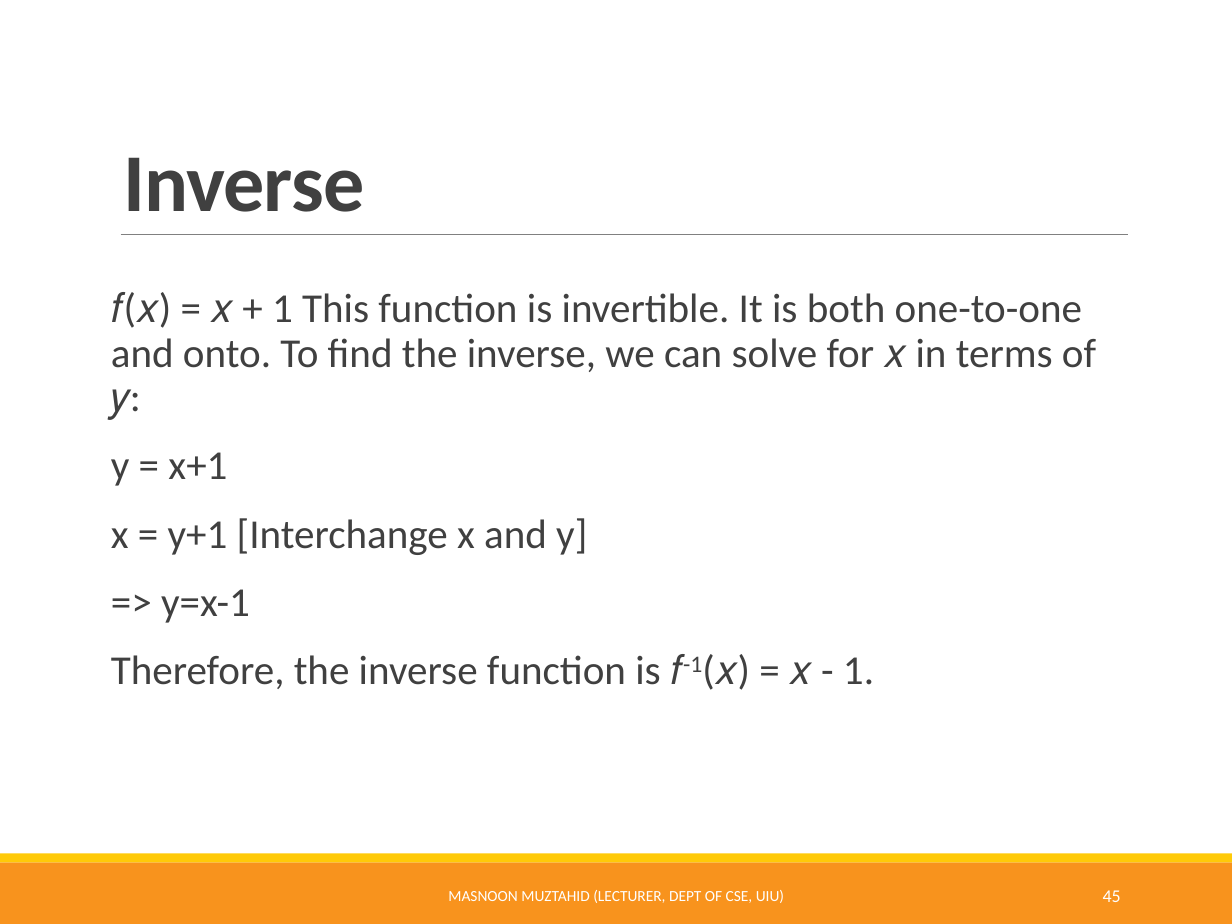
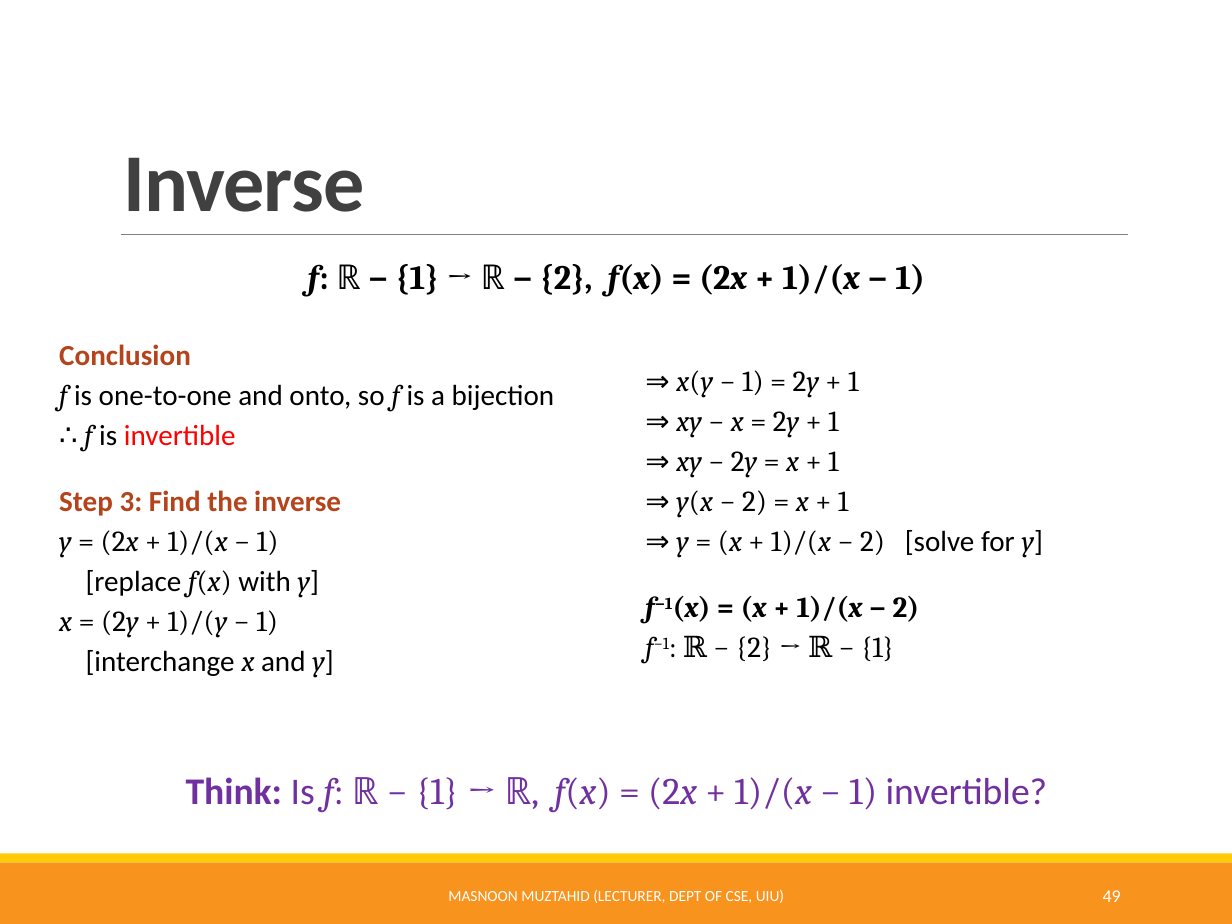
Before and after one commit to Muztahid202/UIU-Discrete_Math_Resources, a slide deck: slide 49 of Functions.pptx (slide 45 before the commit). Drawn at 1232x924 pixels with LibreOffice and Linux fonts; fonts in the diff are those of the drawing. Boxes give left, top, right and bottom in pixels: in the first picture for what was removed or moved away, otherwise in the second. Text is boxed around its words. In the diff, an @@ line names an element or a change of style, - is before the commit and + after.

Commit message:
functions modified-3

```diff
--- a/Functions.pptx
+++ b/Functions.pptx
@@ text added at (308, 264, 925, 297), 20 pt, text #000000, bold @@
+f: ℝ − {1} → ℝ − {2}, f(x) = (2x + 1)/(x − 1)
@@ text removed at (111, 292, 1096, 689) @@
-𝑓(𝑥) = 𝑥 + 1 This function is invertible. It is both one-to-one and onto. To find the inverse, we can solve for 𝑥 in terms of 𝑦:
-y = x+1
-x = y+1 [Interchange x and y]
-=> y=x-1
-Therefore, the inverse function is 𝑓-1(𝑥) = 𝑥 - 1.
@@ text added at (59, 344, 555, 678), 17 pt, text #000000 @@
+Conclusion
+f is one-to-one and onto, so f is a bijection
+∴ f is invertible
+Step 3: Find the inverse
+y = (2x + 1)/(x − 1)
+[replace f(x) with y]
+x = (2y + 1)/(y − 1)
+[interchange x and y]
@@ text added at (645, 370, 1043, 663), 17 pt, text #000000 @@
+⇒ x(y − 1) = 2y + 1
+⇒ xy − x = 2y + 1
+⇒ xy − 2y = x + 1
+⇒ y(x − 2) = x + 1
+⇒ y = (x + 1)/(x − 2) [solve for y]
+f−1(x) = (x + 1)/(x − 2)
+f−1: ℝ − {2} → ℝ − {1}
@@ text added at (186, 777, 1048, 812), 22 pt, text #7030A0 @@
+Think: Is f: ℝ − {1} → ℝ, f(x) = (2x + 1)/(x − 1) invertible?
@@ page number at (1103, 890, 1121, 902): text changed @@
-45
+49
```
Also in this commit, not shown: 4 other slides changed, 5 slides added, 1 slide removed.
